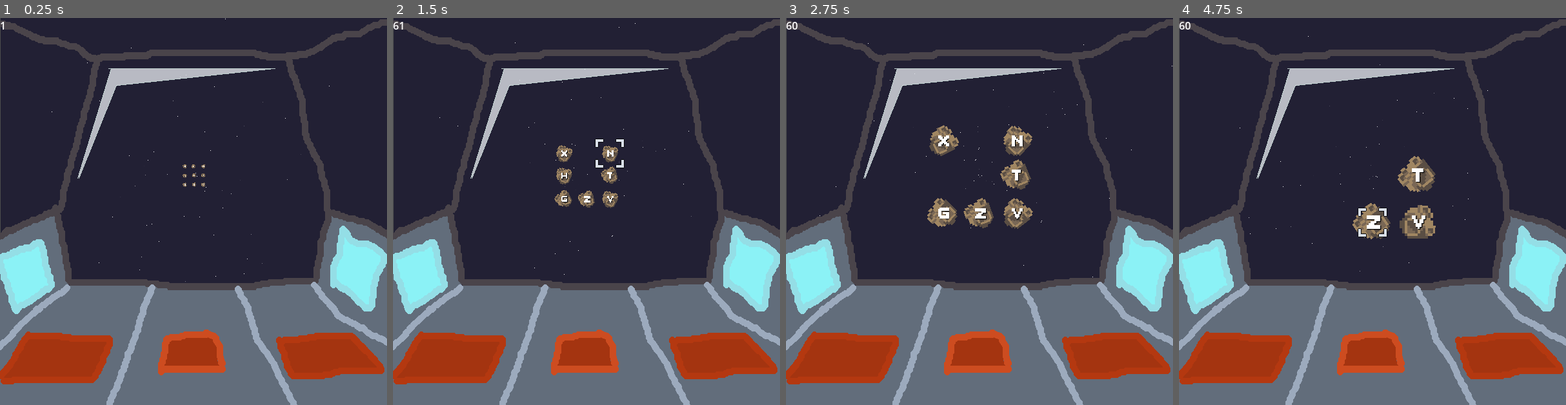
Above: before the commit, frames 1-4 (left to right).
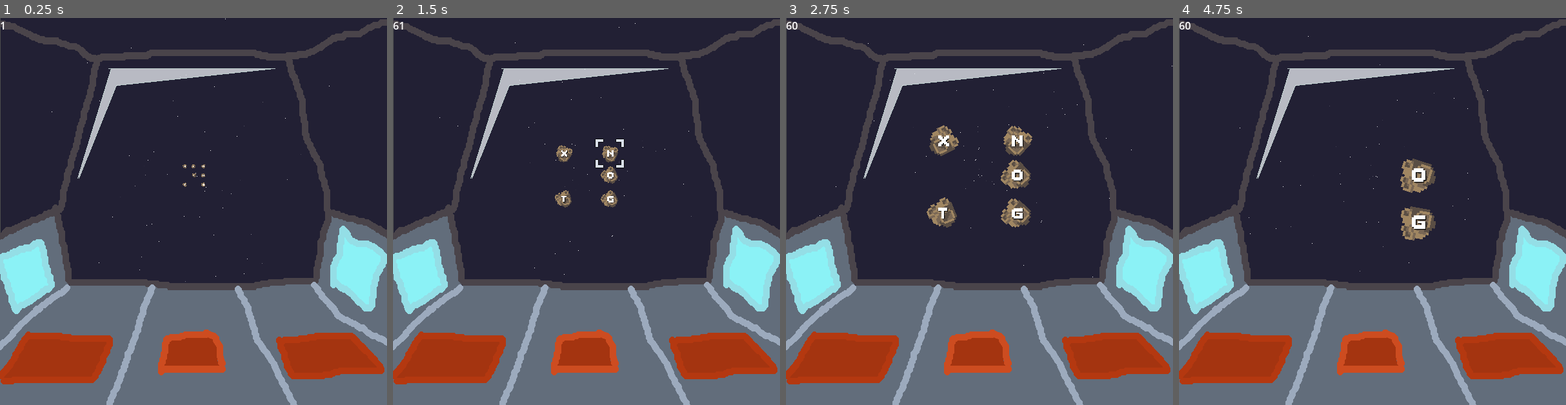
Above: after the commit, the same moments.

Repository: sugarvoid/alpha-space
Game: Godot game, scene res://game/game.tscn
Two runs of this game, one before a commit and one after it. Both use one fixed random seed, a clock stepped at 60 frames per second and the inputs below.
Inputs (mouse positions are in pixels of both pictures, inside the frame that each line leads up to):
- Up to frame 1 (0.25 s): no input
- Up to frame 2 (1.5 s): tap Enter at 0.5 s; move the mouse to (574, 161) at 0.52 s; hold Keypad 8 (num_pad_eight) 0.53-1.28 s; click (574, 161) at 0.67 s; move the mouse to (605, 157) at 1.27 s; tap Keypad 5 (num_pad_five) at 1.35 s; click (605, 157) at 1.42 s
- Up to frame 3 (2.75 s): move the mouse to (952, 176) at 2.02 s; hold Keypad 4 (num_pad_four) from 2.03 s (still down); click (952, 176) at 2.17 s
- Up to frame 4 (4.75 s): move the mouse to (1407, 176) at 2.77 s; release Keypad 4 (num_pad_four) at 2.78 s; tap Keypad 9 (num_pad_nine) at 2.85 s; click (1407, 176) at 2.92 s; move the mouse to (1326, 223) at 3.52 s; hold Keypad 1 (num_pad_one) 3.53-4.28 s; click (1326, 223) at 3.67 s; move the mouse to (1372, 223) at 4.27 s; tap Keypad 7 (num_pad_seven) at 4.35 s; click (1372, 223) at 4.42 s

The runs differ from the first frame. In frame 1, less than 0.1% of the frame differs, in the area x 47-53%, y 40-44%; in frame 2, 0.5%; in frame 3, 1.2%; in frame 4, 1.7%, in the area x 44-67%, y 35-58%.

Commit message:
Added word manager

Diff:
--- a/game/game.gd
+++ b/game/game.gd
@@ -2,12 +2,10 @@
 extends Node2D
 
 @onready var fps_label: Control = get_node("CanvasLayer/FPSCounter")
+@onready var word_manager: WordManager = get_node("WordManager")
 @onready var meteor_manager: MeteorManager = get_node("MeteorManager")
 @onready var laser_manager: LaserManager = get_node("LaserManager")
 @onready var hand_sprite: Sprite2D = get_node("Hand")
-
-const LETTERS: Array = ['a','b','c','d','e','f','g','h','i','j','k','l','m','n','o','p','q','r','s','t','u','v','w','x','y','z']
-const FIRE_RATE: float = 1.0
 
 
 enum states {
@@ -18,6 +16,7 @@
 var state: int
 var can_player_fire: bool = true
 var typed_letters: Array = []
+
 
 func _ready() -> void:
 	pass
@@ -58,7 +57,7 @@
 	if event is InputEventKey and event.is_pressed():
 		var key_typed = OS.get_keycode_string(event.keycode).to_lower()
 		# if key_typed is a letter -> then do stuff
-		if LETTERS.has(key_typed):
+		if self.word_manager.LETTERS.has(key_typed):
 			if self.meteor_manager.current_letters.has(key_typed):
 				print('MATCH!')
 			else:
--- a/game/game.tscn
+++ b/game/game.tscn
@@ -1,7 +1,8 @@
-[gd_scene load_steps=10 format=3 uid="uid://cexyc6fl3tx2e"]
+[gd_scene load_steps=11 format=3 uid="uid://cexyc6fl3tx2e"]
 
 [ext_resource type="Script" path="res://game/game.gd" id="1_8vr4e"]
 [ext_resource type="PackedScene" uid="uid://c7i2xu7w4hbkw" path="res://game/hand/hand.tscn" id="2_ni3ut"]
+[ext_resource type="PackedScene" uid="uid://d24mjh5lxojv8" path="res://game/manager/word_manager.tscn" id="2_qkwtl"]
 [ext_resource type="PackedScene" uid="uid://v2iwiqck83oo" path="res://game/corkpit/cork_pit.tscn" id="3_hqsl1"]
 [ext_resource type="PackedScene" uid="uid://c1ajj7sdaryad" path="res://game/star_field/star_field.tscn" id="4_onjy1"]
 [ext_resource type="PackedScene" uid="uid://chwyx6msikv4k" path="res://game/space_back_ground.tscn" id="5_cw3rp"]
@@ -12,6 +13,8 @@
 
 [node name="Game" type="Node2D"]
 script = ExtResource("1_8vr4e")
+
+[node name="WordManager" parent="." instance=ExtResource("2_qkwtl")]
 
 [node name="CanvasLayer" type="CanvasLayer" parent="."]
 
--- a/game/manager/meteor_manager.gd
+++ b/game/manager/meteor_manager.gd
@@ -35,11 +35,11 @@
 	add_meteor_to_screen(0)
 	add_meteor_to_screen(1)
 	add_meteor_to_screen(2)
-	add_meteor_to_screen(3)
+	# add_meteor_to_screen(3)
 	add_meteor_to_screen(4)
 	add_meteor_to_screen(5)
 	add_meteor_to_screen(6)
-	add_meteor_to_screen(7)
+	# add_meteor_to_screen(7)
 	add_meteor_to_screen(8)
 
 
--- /dev/null
+++ b/game/manager/word_manager.gd
@@ -0,0 +1,25 @@
+class_name WordManager
+extends Node
+
+
+const LETTERS: Array = ['a','b','c','d','e','f','g','h','i','j','k','l','m','n','o','p','q','r','s','t','u','v','w','x','y','z']
+
+
+var test_var = "test string"
+
+func get_letter_vaule(letter: String) -> int:
+	match letter:
+		'a','e','i','l','n','o','r','s','t','u':
+			return 1
+		'd','g':
+			return 2
+		'b','c','m','p':
+			return 3
+		'f','h','v','w','y':
+			return 4
+		'k':
+			return 5
+		'j','x':
+			return 8
+		_:
+			return -99
--- /dev/null
+++ b/game/manager/word_manager.tscn
@@ -0,0 +1,6 @@
+[gd_scene load_steps=2 format=3 uid="uid://d24mjh5lxojv8"]
+
+[ext_resource type="Script" path="res://game/manager/word_manager.gd" id="1_7h4fh"]
+
+[node name="WordManager" type="Node"]
+script = ExtResource("1_7h4fh")
--- a/project.godot
+++ b/project.godot
@@ -43,6 +43,11 @@
 "class": &"Player",
 "language": &"GDScript",
 "path": "res://game/player/player.gd"
+}, {
+"base": "Node",
+"class": &"WordManager",
+"language": &"GDScript",
+"path": "res://game/manager/word_manager.gd"
 }]
 _global_script_class_icons={
 "Game": "",
@@ -51,7 +56,8 @@
 "LaserManager": "",
 "Meteor": "",
 "MeteorManager": "",
-"Player": ""
+"Player": "",
+"WordManager": ""
 }
 
 [application]
